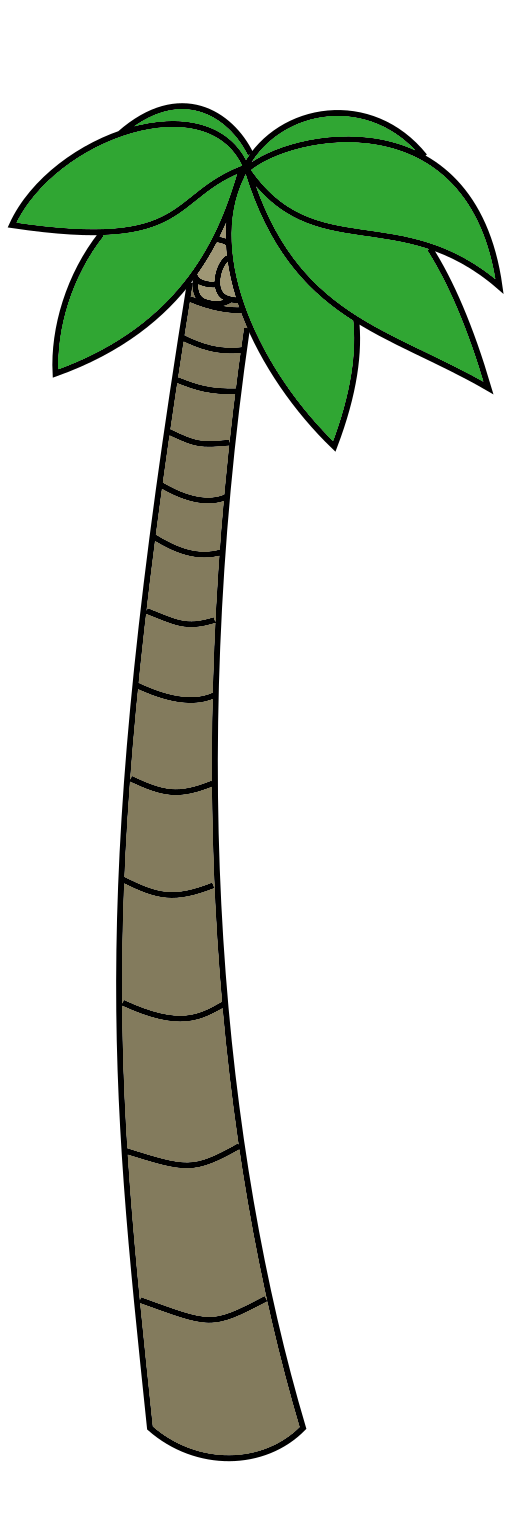
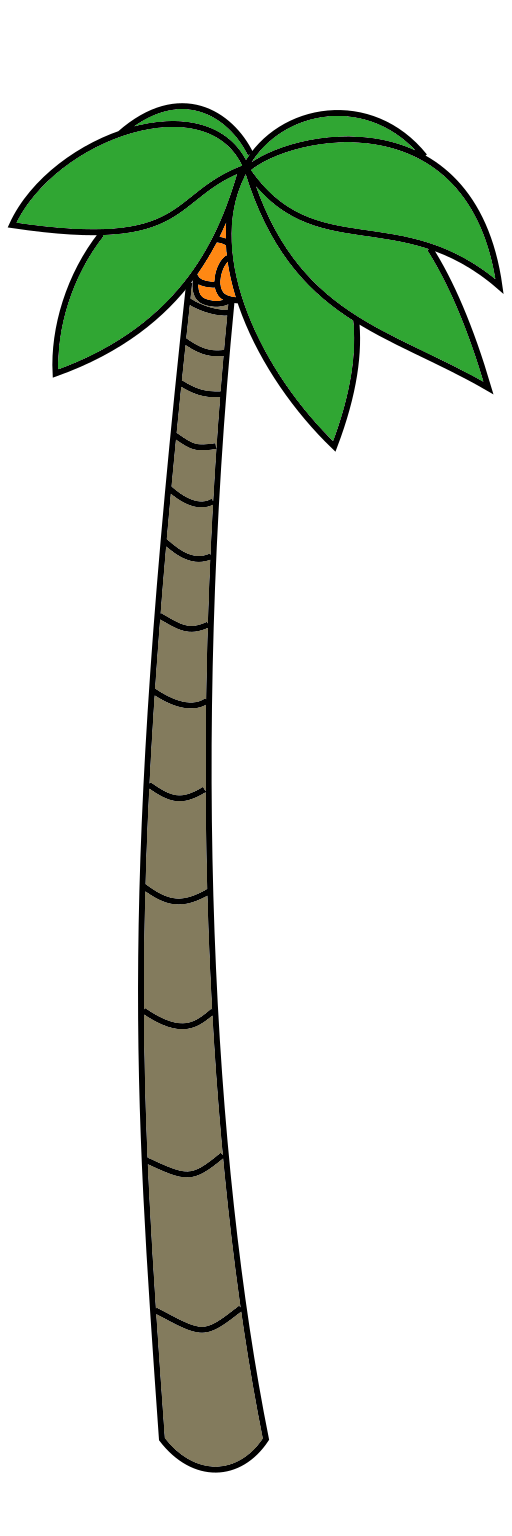
The second 512 x 1536 image is a revision of the first. Changes to its layers:
added layer "Layer #1" above "Layer" over [17, 109, 495, 1473]
hid "Layer", painted on it over [17, 109, 495, 1462]
showed "Background" over [17, 109, 495, 1473]
